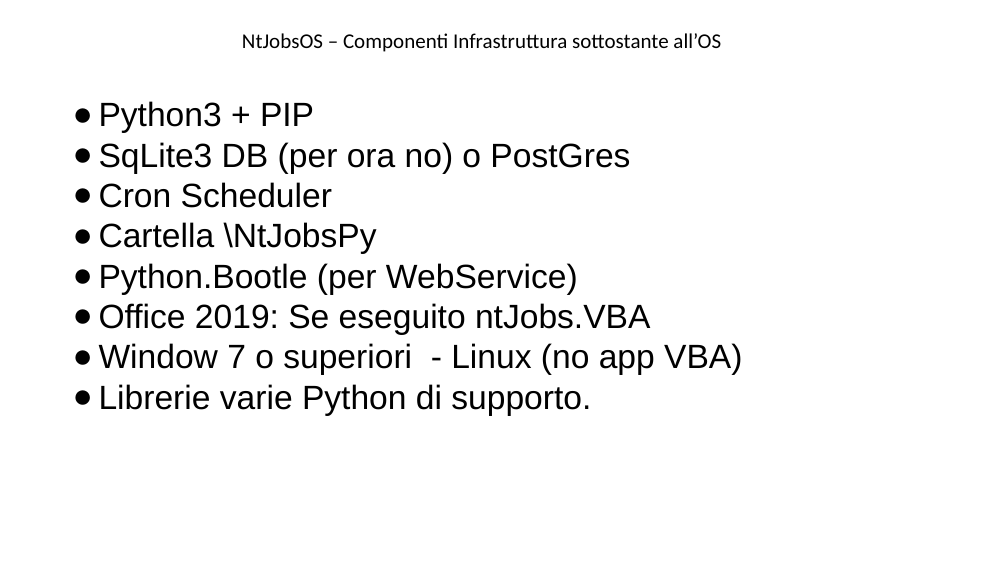
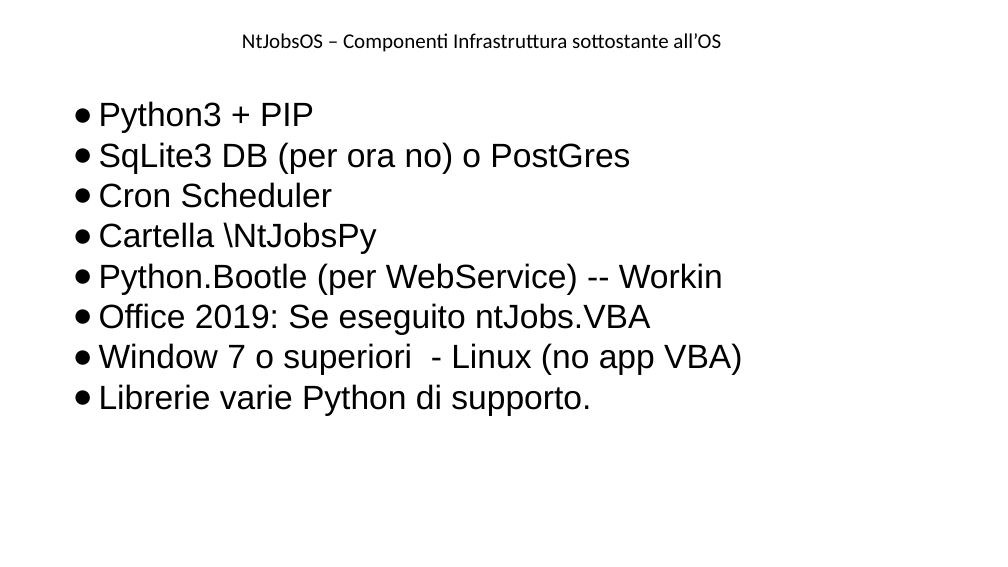
Before and after one commit to ntgcorp/ntJobsOS, a slide deck: slide 8 of ntjobs_white_paper_it.pptx. Drawn at 1008x567 pixels with LibreOffice and Linux fonts; fonts in the diff are those of the drawing. Boxes give left, top, right and bottom in pixels: in the first picture for what was removed or moved away, otherwise in the second. Text is boxed around its words. In the diff, an @@ line names an element or a change of style, - is before the commit and + after.

```diff
--- a/ntjobs_white_paper_it.pptx
+++ b/ntjobs_white_paper_it.pptx
@@ text at (99,263,723,295): text changed @@
-● Python.Bootle (per WebService)
+● Python.Bootle (per WebService) -- Workin
```
Also in this commit, not shown: 11 other slides changed, 16 slides added, 1 slide removed, 8 other files.
